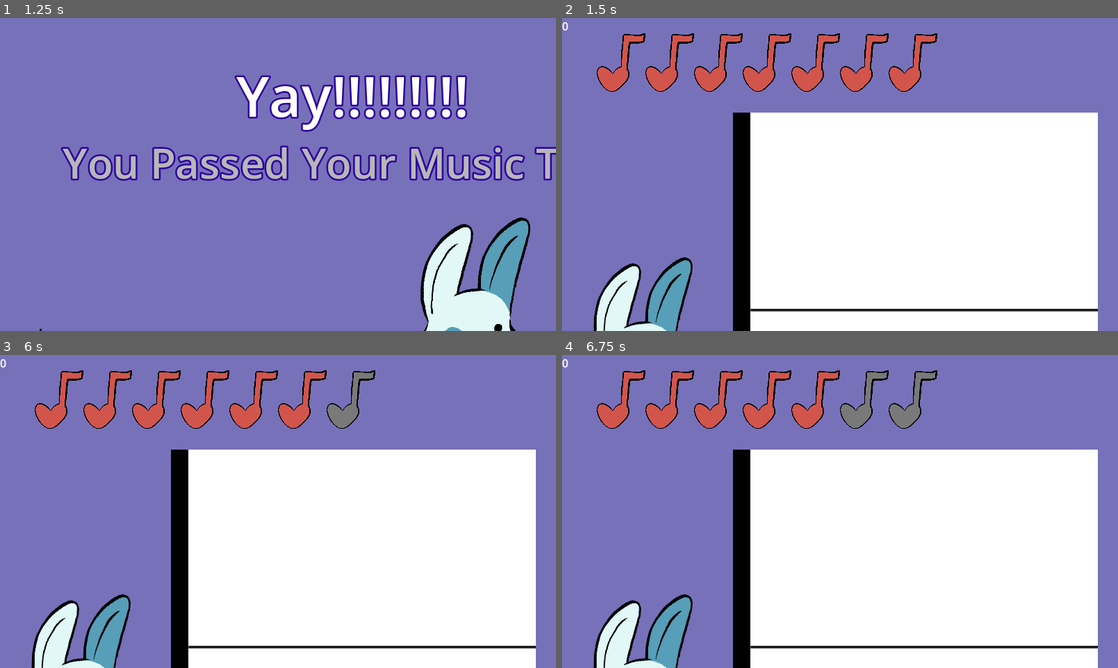
Above: before the commit, frames 1-4 (two rows, left to right).
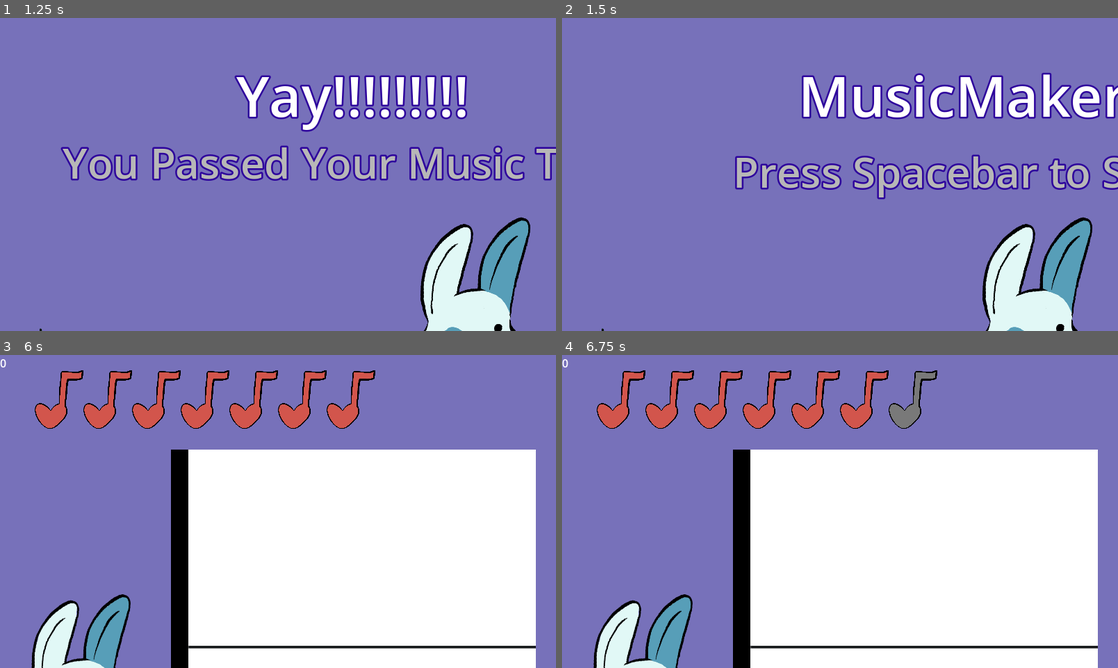
Above: after the commit, the same moments.

Repository: TuxieNight/GameDesignProject2
Game: Godot game, scene res://Scenes/Victory.tscn
Two runs of this game, one before a commit and one after it. Both use one fixed random seed, a clock stepped at 60 frames per second and the inputs below. This scene is started directly instead of the project's main scene.
Inputs:
- Up to frame 1 (1.25 s): tap Enter at 0.5 s
- Up to frame 2 (1.5 s): tap Space (left) at 1.25 s
- Up to frame 3 (6 s): tap Space (left) at 2 s; hold Space (left) 2.03-4.28 s; tap Enter at 3.5 s
- Up to frame 4 (6.75 s): no input

Frame 1 is identical in both runs. In frame 2, 56% of the frame differs, in the area x 0-100%, y 1-100%; in frame 3, 0.4%; in frame 4, 0.4%.

Commit message:
changed victory scene to switch to menu

Diff:
--- /dev/null
+++ b/Scenes/Victory.gd
@@ -0,0 +1,6 @@
+extends Node2D
+
+func _unhandled_input(event):
+	if event.is_action_pressed("spacebar", false):
+		if get_tree().change_scene_to_file("res://Scenes/Menu.tscn") != OK:
+			print ("Error changing scene to Menu")
--- a/Scenes/Victory.tscn
+++ b/Scenes/Victory.tscn
@@ -1,10 +1,10 @@
 [gd_scene format=3 uid="uid://byer4aqjtaahi"]
 
-[ext_resource type="Script" uid="uid://btfxe5dkhi87n" path="res://Scripts/Menu.gd" id="1_13fhg"]
+[ext_resource type="Script" uid="uid://dvxb70vpm01pv" path="res://Scenes/Victory.gd" id="1_13fhg"]
 [ext_resource type="PackedScene" uid="uid://cnb2nbepksohy" path="res://Scenes/Note.tscn" id="2_f6307"]
 [ext_resource type="PackedScene" uid="uid://biu6vahw6bwla" path="res://Scenes/Player.tscn" id="3_ebubv"]
 
-[node name="Menu" type="Node2D" unique_id=805953146]
+[node name="Victory" type="Node2D" unique_id=805953146]
 script = ExtResource("1_13fhg")
 
 [node name="Info" type="Label" parent="." unique_id=232482931]
Not shown, added: Scenes/Victory.gd.uid
